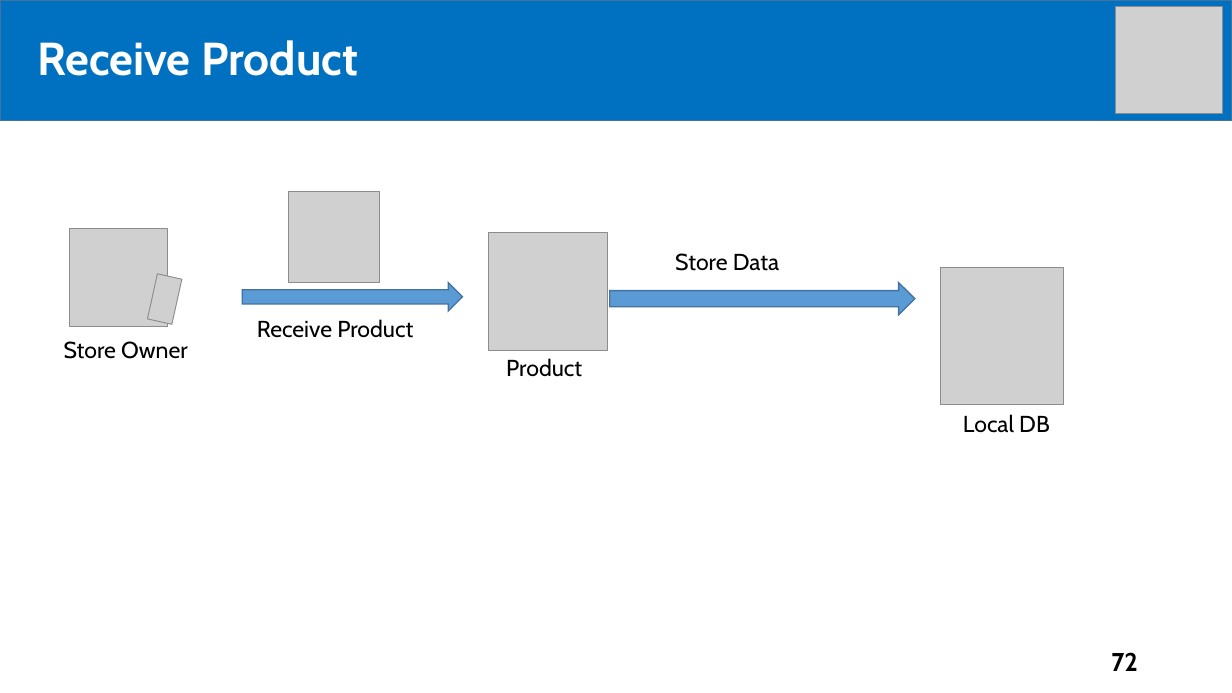
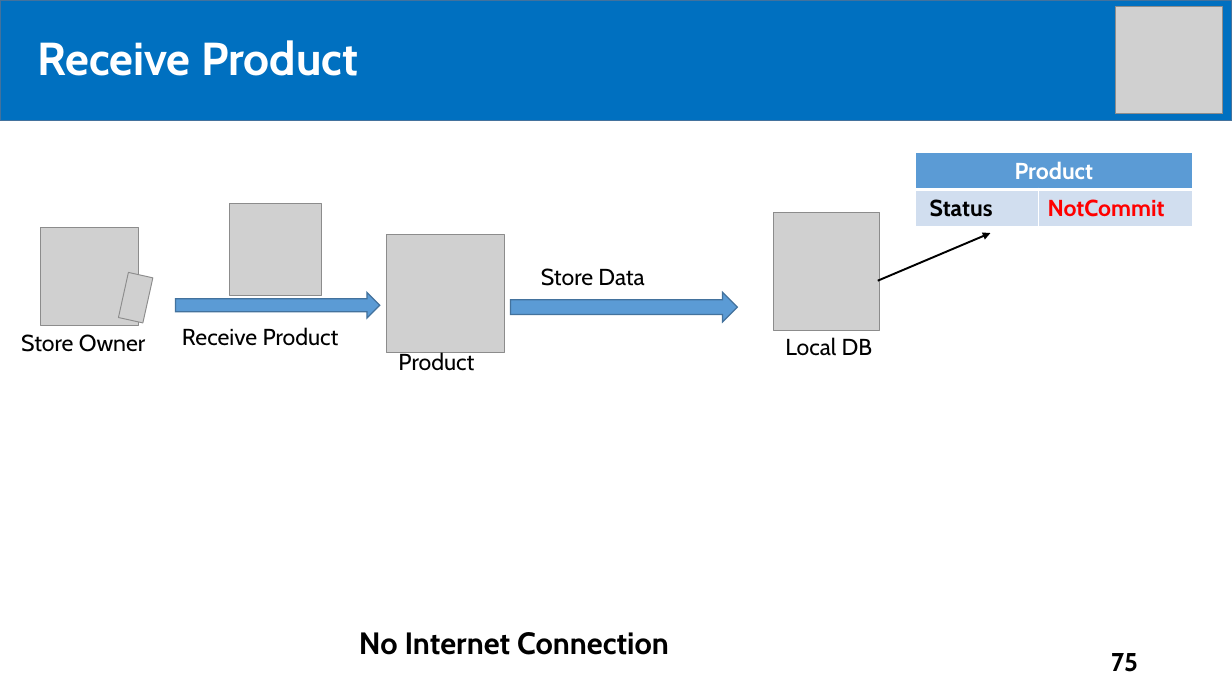
Before and after one commit to tiendan3108/CP, a slide deck: slide 75 of Source/Presentation/PreFinalPresentation.pptx (slide 72 before the commit). Drawn at 1232x693 pixels with LibreOffice and Linux fonts; fonts in the diff are those of the drawing; grey boxes stand for pictures. Boxes give left, top, right and bottom in pixels: in the first picture for what was removed or moved away, otherwise in the second. Text is boxed around its words. In the diff, an @@ line names an element or a change of style, - is before the commit and + after.

```diff
--- a/Source/Presentation/PreFinalPresentation.pptx
+++ b/Source/Presentation/PreFinalPresentation.pptx
@@ table added at bbox=[916, 152, 1193, 226], 2 rows, 2 columns @@
+Product | 
+Status | NotCommit
@@ picture: place and size @@
-picture at bbox=[288, 191, 380, 283]
+picture at bbox=[230, 204, 322, 296]
@@ picture: place and size @@
-picture at bbox=[69, 229, 167, 327]
+picture at bbox=[41, 227, 139, 325]
@@ picture: place and size @@
-picture at bbox=[489, 232, 607, 350]
+picture at bbox=[386, 235, 505, 353]
@@ picture: place and size @@
-picture at bbox=[941, 268, 1065, 405]
+picture at bbox=[774, 213, 880, 331]
@@ arrow added from (878, 281) to (991, 233), #000000 1.5 pt @@
@@ text "Store Data": place and size @@
-text "Store Data" at bbox=[675, 253, 779, 271]
+text "Store Data" at bbox=[541, 268, 644, 286]
@@ picture: place and size @@
-picture at bbox=[148, 274, 182, 325]
+picture at bbox=[118, 272, 153, 323]
@@ right arrow: place and size @@
-right arrow at bbox=[242, 283, 462, 311]
+right arrow at bbox=[176, 292, 380, 318]
@@ right arrow: place and size @@
-right arrow at bbox=[610, 283, 915, 315]
+right arrow at bbox=[511, 292, 738, 322]
@@ text "Store Owner": place and size @@
-text "Store Owner" at bbox=[64, 341, 188, 359]
+text "Store Owner" at bbox=[21, 334, 146, 352]
@@ text "Receive Product": place and size @@
-text "Receive Product" at bbox=[257, 319, 413, 338]
+text "Receive Product" at bbox=[182, 327, 339, 346]
@@ text "Local DB": place and size @@
-text "Local DB" at bbox=[963, 414, 1050, 433]
+text "Local DB" at bbox=[785, 337, 873, 356]
@@ text "Product": place and size @@
-text "Product" at bbox=[506, 358, 582, 377]
+text "Product" at bbox=[398, 350, 474, 371]
@@ text added at bbox=[359, 632, 669, 655], 24 pt, text #000000, bold @@
+No Internet Connection
@@ page number at bbox=[1111, 653, 1138, 672]: text changed @@
-72
+75
```
Also in this commit, not shown: 6 other slides changed, 4 slides added.
